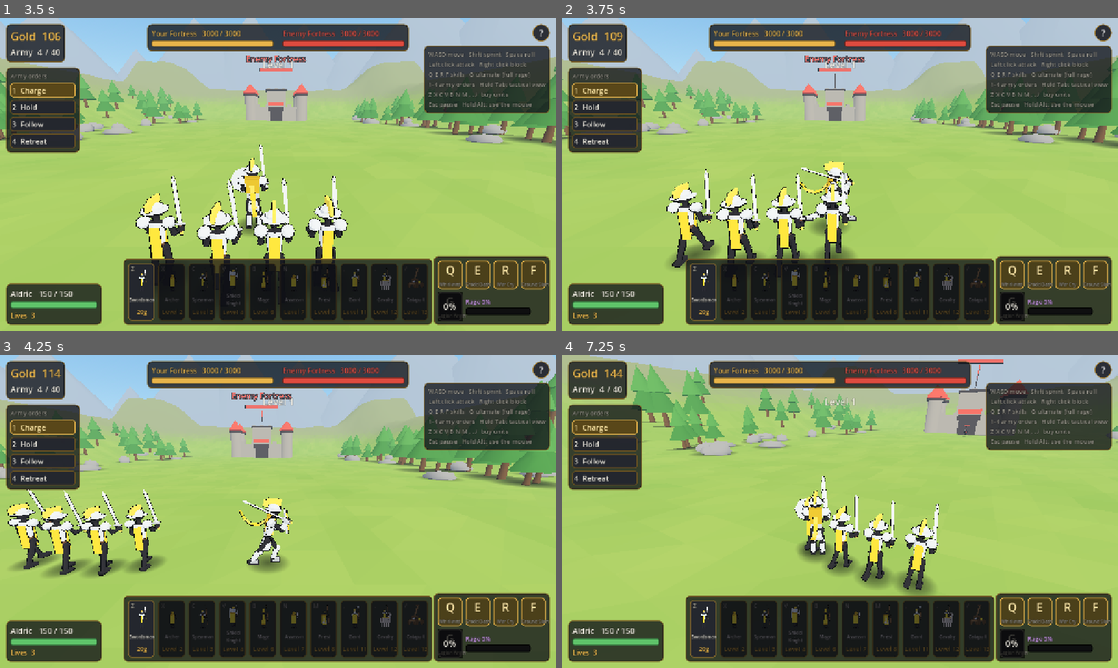
Above: before the commit, frames 1-4 (two rows, left to right).
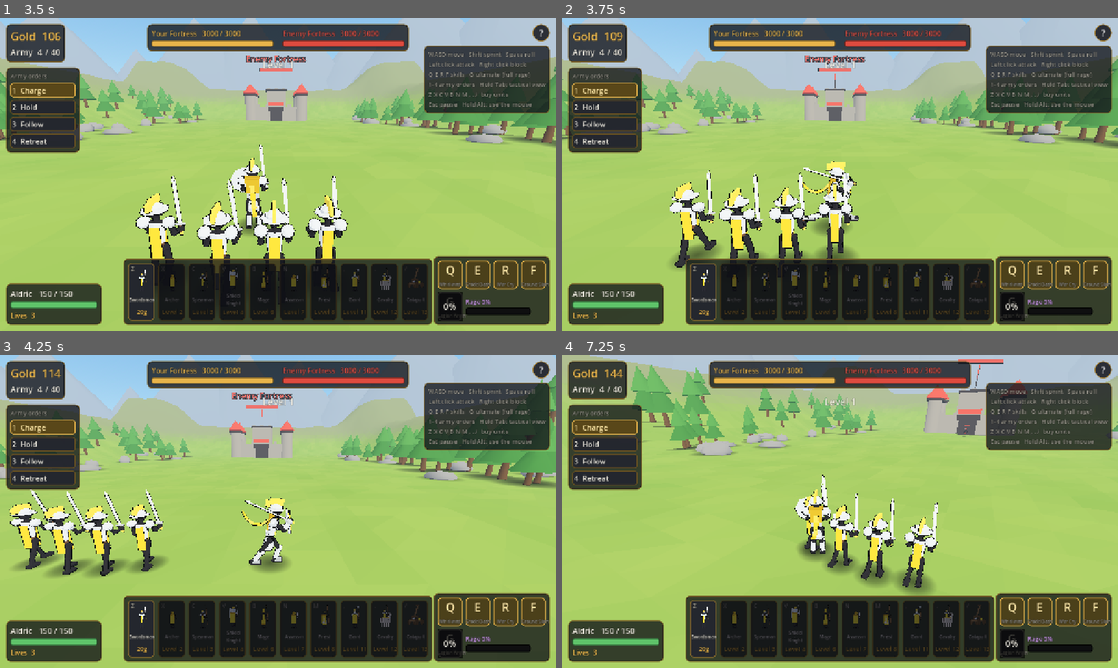
Above: after the commit, the same moments.

Repository: cronustjy-sketch/stick-legion
Game: Godot game, scene res://scenes/main_menu.tscn
Same seed, same stepped clock (60 frames per second), same inputs: the game is played once before the commit and once after it.
Inputs (mouse positions are in pixels of both pictures, inside the frame that each line leads up to):
- Up to frame 1 (3.5 s): click "Play" at 0.5 s; click "Skip" at 1.25 s; click "Start Level" at 2 s; click "Skip" at 2.75 s
- Up to frame 2 (3.75 s): tap Enter at 3.5 s; move the mouse to (962, 158) at 3.52 s; hold D (move_right) from 3.53 s (still down); hold Shift (sprint) from 3.53 s (still down); click (962, 158) at 3.6 s
- Up to frame 3 (4.25 s): keep holding D (move_right); keep holding Shift (sprint)
- Up to frame 4 (7.25 s): move the mouse to (812, 511) at 4.27 s; release D (move_right) at 4.28 s; release Shift (sprint) at 4.28 s; hold W (move_forward) from 4.28 s (still down); tap Shift (sprint) at 4.35 s; click (812, 511) at 4.55 s; move the mouse to (851, 505) at 5.02 s; hold Shift (sprint) 5.03-5.78 s; click (851, 505) at 5.1 s; move the mouse to (834, 517) at 5.77 s; right-click (834, 517) at 5.85 s; click (834, 517) at 6.05 s; move the mouse to (878, 514) at 6.52 s; hold Shift (sprint) from 6.53 s (still down); tap Space (dodge) at 6.6 s; click (878, 514) at 6.67 s

Frame 1 is identical in both runs. In frame 2, 3.0% of the frame differs, in the area x 0-100%, y 0-80%; in frame 3, 2.9%; in frame 4, 1.2%.

Commit message:
Fix mobile camera stutter: move the hero per rendered frame, frame-rate independent camera follow
Co-Authored-By: Claude Sonnet 5.5 <noreply@anthropic.com>

Diff:
--- a/scripts/battle.gd
+++ b/scripts/battle.gd
@@ -95,6 +95,9 @@
 	if args.has("--start-test"):
 		spawner.enabled = false
 		_run_start_test()
+	if args.has("--jitter-test"):
+		spawner.enabled = false
+		_run_jitter_test()
 	if args.has("--look-test"):
 		spawner.enabled = false
 		_run_look_test()
@@ -640,3 +643,43 @@
 	var cam_d: float = hero_camera.distance
 	print("START-TEST default camera distance: ", cam_d, " (was 4.8)")
 	get_tree().quit()
+
+
+## Camera/hero smoothness at an uneven frame rate (godot ... battle.tscn -- --touch --jitter-test): sprints and measures per-frame speed.
+func _run_jitter_test() -> void:
+	unlock_all = true
+	hero.mouse_gate = false
+	Engine.max_fps = 45  # not a multiple of the 60 Hz physics rate: the classic phone stutter case
+	await get_tree().create_timer(0.8).timeout
+	hero.touch_move = Vector2(0.0, -1.0)
+	hero.touch_sprint = true
+	await get_tree().create_timer(0.6).timeout
+	var cam: Camera3D = hero_camera.camera
+	var last_c: Vector3 = cam.global_position
+	var last_h: Vector3 = hero.global_position
+	var probe: JitterProbe = JitterProbe.new()
+	probe.hero = hero
+	probe.cam = cam
+	add_child(probe)
+	await get_tree().create_timer(2.0).timeout
+	hero.touch_move = Vector2.ZERO
+	var cs: Array[float] = probe.cam_speeds
+	var hs: Array[float] = probe.hero_speeds
+	print("JITTER-TEST camera speed per frame: mean ", snappedf(_mean(cs), 0.01), " m/s, spread (std dev) ", snappedf(_std(cs), 0.01), "  |  hero: mean ", snappedf(_mean(hs), 0.01), " std ", snappedf(_std(hs), 0.01), "  (smooth = std near 0)")
+	Engine.max_fps = 0
+	get_tree().quit()
+
+
+func _mean(a: Array[float]) -> float:
+	var s: float = 0.0
+	for v: float in a:
+		s += v
+	return s / float(a.size())
+
+
+func _std(a: Array[float]) -> float:
+	var m: float = _mean(a)
+	var s: float = 0.0
+	for v: float in a:
+		s += (v - m) * (v - m)
+	return sqrt(s / float(a.size()))
--- a/scripts/hero.gd
+++ b/scripts/hero.gd
@@ -47,6 +47,7 @@
 
 func _ready() -> void:
 	add_to_group("hero")
+	set_physics_process(false)  # moved in _process, see _process
 	collision_layer = 4
 	collision_mask = 2  # fortress bodies
 	motion_mode = CharacterBody3D.MOTION_MODE_FLOATING
@@ -76,11 +77,15 @@
 	return Vector3(-sin(rotation.y), 0.0, -cos(rotation.y))
 
 
-func _process(_delta: float) -> void:
+## The hero moves every rendered frame (not on the fixed physics tick), so the camera that follows him never
+## sees uneven steps at frame rates that are not 60 (phones, browsers). Long frames are capped for safety.
+func _process(delta_raw: float) -> void:
+	var delta: float = minf(delta_raw, 0.05)
 	trail.active = state == State.ATTACK or (state == State.SKILL and skills.active in ["q", "f", "g"])
-
-
-func _physics_process(delta: float) -> void:
+	_tick(delta)
+
+
+func _tick(delta: float) -> void:
 	_roll_cd -= delta
 	_stun -= delta
 	if state == State.DEAD:
--- a/scripts/hero_camera.gd
+++ b/scripts/hero_camera.gd
@@ -73,7 +73,7 @@
 		Input.mouse_mode = Input.MOUSE_MODE_CAPTURED
 	if target == null:
 		return
-	_focus = _focus.lerp(target.global_position, clampf(14.0 * delta, 0.0, 1.0))
+	_focus = _focus.lerp(target.global_position, 1.0 - exp(-14.0 * delta))  # frame-rate independent follow
 	var pivot: Vector3 = _focus + Vector3(0.0, float(HeroData.CAMERA.height), 0.0)
 	var basis: Basis = Basis(Vector3.UP, yaw) * Basis(Vector3.RIGHT, -pitch)
 	var forward: Vector3 = basis * Vector3.FORWARD
--- /dev/null
+++ b/scripts/jitter_probe.gd
@@ -0,0 +1,18 @@
+class_name JitterProbe
+extends Node
+## Debug helper: added last in the tree, so its _process runs after the hero and the camera. Records their speed per frame.
+
+var hero: Node3D
+var cam: Node3D
+var cam_speeds: Array[float] = []
+var hero_speeds: Array[float] = []
+var _lc: Vector3 = Vector3.INF
+var _lh: Vector3 = Vector3.INF
+
+
+func _process(delta: float) -> void:
+	if _lc != Vector3.INF and delta > 0.0:
+		cam_speeds.append(cam.global_position.distance_to(_lc) / delta)
+		hero_speeds.append(hero.global_position.distance_to(_lh) / delta)
+	_lc = cam.global_position
+	_lh = hero.global_position
Binary file changed: screenshots/step13_touch_controls.png
Binary file changed: screenshots/step3_attack1.png
Binary file changed: screenshots/step3_attack2.png
Binary file changed: screenshots/step3_attack3.png
Binary file changed: screenshots/step3_block.png
Binary file changed: screenshots/step3_fortress.png
Binary file changed: screenshots/step3_idle.png
Binary file changed: screenshots/step3_roll.png
Binary file changed: screenshots/step3_sprint.png
Binary file changed: screenshots/step5_bought.png
Binary file changed: screenshots/step5_fight.png
Binary file changed: screenshots/step5_pop_full.png
(and 23 more such lines)
